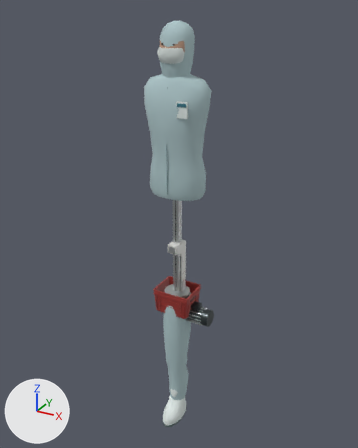
What one commit did to the glTF model public/models/machine.glb.
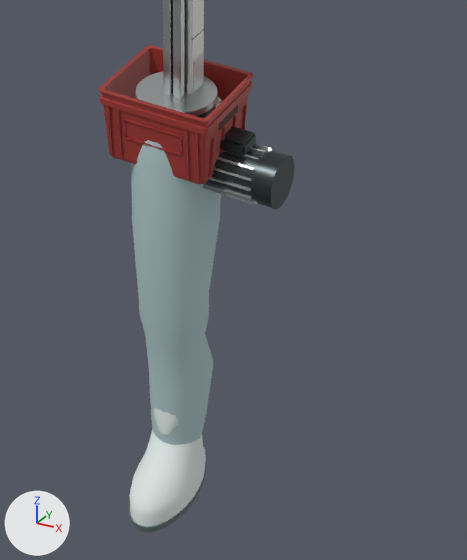
The first picture shows the older version from a camera (50 mm lens) standing at (1.34, -2.42, 1.82) and looking at (-0.01, 0.04, 0.59). The close-ups show the older and then the newer version on the part from 34% to 75% of the width and 58% to 97% of the height of that picture. Only the edits that show in the close-ups are written down. Every picture has the same lights, and +X, +Y and +Z are marked at lower left. Vertices at exactly the same position are counted once.

Script lines for the objects in view, before the commit:
```python
me_component = bpy.data.meshes.new('component')
me_component.from_pydata(...)  # 96 vertices, 188 faces; spans x -0.02..0.02, y -0.02..0.02, z 0.0..1.0
# faces by material slot: [148, 40]
me_component.materials.append(mat_bead_blasted_aluminium)  # light grey #c4c8c8
me_component.materials.append(mat_graphite_anodising)  # dark grey #3a4244
me_component_207 = bpy.data.meshes.new('component.207')
me_component_207.from_pydata(...)  # 1472 vertices, 2784 faces; spans x -0.086..0.086, y -0.086..0.086, z 0.0..0.139
# faces by material slot: [376, 376, 188, 284, 1560]
me_component_207.materials.append(mat_graphite_anodising)  # dark grey #3a4244
me_component_207.materials.append(mat_bead_blasted_aluminium)  # light grey #c4c8c8
me_component_207.materials.append(mat_mineral_enamel)  # light grey #c7cbc7
me_component_207.materials.append(mat_black_elastomer)  # black #1d2122
me_component_207.materials.append(mat_ground_steel)  # light grey #c5cacb
me_component_325 = bpy.data.meshes.new('component.325')
me_component_325.from_pydata(...)  # 336 vertices, 660 faces; spans x -0.077..0.077, y -0.075..0.075, z -0.695..0.022
# faces by material slot: [380, 92, 188]
me_component_325.materials.append(mat_cleanroom_textile)  # light grey #adc5c8
me_component_325.materials.append(mat_knitted_cuff)  # greyish cyan #86a4a8
me_component_325.materials.append(mat_surgical_mask)  # white #dde6e3
ob_profile40 = bpy.data.objects.new('Profile40', me_component)
ob_profile40.location = (0.0, 0.0, 0.0)
ob_sleeve = bpy.data.objects.new('Sleeve', me_component_325)
ob_sleeve.location = (0.0, 0.0, 0.0)
ob_vibrator = bpy.data.objects.new('Vibrator', me_component_207)
ob_vibrator.location = (0.0, 0.0, 0.0)
# also in view: 'Trouser' at (0.0, -0.03, -0.4); 'PressStandard' at (0.0, 0.0, 0.24); 'Gearmotor' at (0.09, -0.01, 0.01); 'Tote' at (0.0, 0.0, 0.08)
```
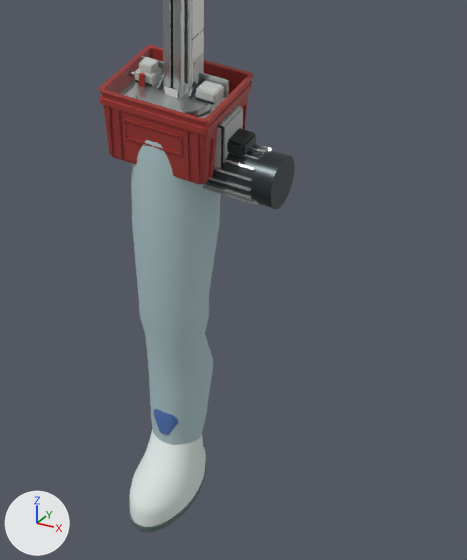
Changed parts and their boxes (x1, y1, x2, y2) in the close-ups (467 x 560 px; the box of a moved part takes in the faces that stretch with it):
'AirPrep', added: after (129, 56, 229, 111)
    faces in mat_mineral_enamel (light grey #c7cbc7): (135, 57, 224, 111)
    faces in mat_bead_blasted_aluminium (light grey #c4c8c8): (141, 56, 229, 98)
    faces in mat_graphite_anodising (dark grey #3a4244): (135, 74, 214, 104)
'JunctionBox', added (mostly hidden): after (119, 79, 243, 169)
    faces in mat_enclosure_grey (grey #adb1af): (119, 79, 243, 169)
part 1 of me_component_325, moved or reshaped: before (154, 408, 178, 435); after (153, 408, 179, 435)
part 2 of me_component_325, recoloured: (154, 416, 174, 433) in both

The change, as a diff of the scene's bpy script:
```diff
--- a/public/models/machine.glb.py
+++ b/public/models/machine.glb.py
@@ mat_nitrile_glove @@
+mat_nitrile_glove = principled_material('Nitrile glove')
+mat_nitrile_glove.base_color = (0.08, 0.17, 0.45)  # blue #5073b3
+mat_nitrile_glove.roughness = 0.42
@@ mat_enclosure_grey @@
+mat_enclosure_grey = principled_material('Enclosure grey')
+mat_enclosure_grey.base_color = (0.42, 0.44, 0.43)  # grey #adb1af
+mat_enclosure_grey.roughness = 0.48
@@ mat_gauge_face @@
+mat_gauge_face = principled_material('Gauge face')
+mat_gauge_face.base_color = (0.85, 0.86, 0.84)  # white #edefec
+mat_gauge_face.roughness = 0.3
@@ mat_filter_bowl @@
+mat_filter_bowl = principled_material('Filter bowl')
+mat_filter_bowl.base_color = (0.55, 0.6, 0.62)  # light grey #c4cbce
+mat_filter_bowl.roughness = 0.12
@@ mat_valve_lever @@
+mat_valve_lever = principled_material('Valve lever')
+mat_valve_lever.base_color = (0.42, 0.04, 0.03)  # red #ad3830
+mat_valve_lever.roughness = 0.4
@@ me_component_325 @@
 # used by ob_sleeve; location = (0.0, 0.0, 0.0)
-me_component_325.from_pydata(...)  # 336 vertices, 660 faces; spans x -0.077..0.077, y -0.075..0.075, z -0.695..0.022
+me_component_325.from_pydata(...)  # 448 vertices, 884 faces; spans x -0.077..0.077, y -0.075..0.075, z -0.695..0.022
+# me_component_325 part 1: 64 vertices moved from x -0.074..0.074, y -0.072..0.072, z -0.659..-0.013 to x -0.076..0.076, y -0.074..0.074, z -0.659..-0.013; 160 vertices removed from x -0.074..0.074, y -0.072..0.072, z -0.695..0.022; 272 vertices added at x -0.076..0.076, y -0.074..0.074, z -0.695..0.022
+# me_component_325 part 2: 16 faces spanning x -0.038..0.038, y -0.064..0.013, z -0.695..-0.587 switch from mat_surgical_mask (white #dde6e3) to mat_nitrile_glove (blue #5073b3)
 me_component_325.materials.append(mat_cleanroom_textile)
@@ me_component_207_1 @@
+me_component_207_1.from_pydata(...)  # 464 vertices, 838 faces; spans x -0.13..0.13, y -0.048..0.045, z -0.011..0.12
+# faces by material slot: [296, 540, 2]
+me_component_207_1.materials.append(mat_enclosure_grey)  # grey #adb1af
+me_component_207_1.materials.append(mat_black_elastomer)  # black #1d2122
+me_component_207_1.materials.append(mat_motor_nameplate)  # light grey #ced1d1
@@ me_component_185_1 @@
+me_component_185_1.from_pydata(...)  # 672 vertices, 1254 faces; spans x -0.116..0.116, y -0.022..0.037, z 0.0..0.19
+# faces by material slot: [540, 120, 180, 60, 92, 140, 2, 120]
+me_component_185_1.materials.append(mat_graphite_anodising)  # dark grey #3a4244
+me_component_185_1.materials.append(mat_bead_blasted_aluminium)  # light grey #c4c8c8
+me_component_185_1.materials.append(mat_mineral_enamel)  # light grey #c7cbc7
+me_component_185_1.materials.append(mat_valve_lever)  # red #ad3830
+me_component_185_1.materials.append(mat_filter_bowl)  # light grey #c4cbce
+me_component_185_1.materials.append(mat_ground_steel)  # light grey #c5cacb
+me_component_185_1.materials.append(mat_gauge_face)  # white #edefec
+me_component_185_1.materials.append(mat_air_coupling)  # cyan #327989
@@ ob_junctionbox @@
+ob_junctionbox = bpy.data.objects.new('JunctionBox', me_component_207_1)
+ob_junctionbox.location = (0.0, 0.0, 0.0)
@@ ob_airprep @@
+ob_airprep = bpy.data.objects.new('AirPrep', me_component_185_1)
+ob_airprep.location = (0.0, 0.0, 0.0)
```
